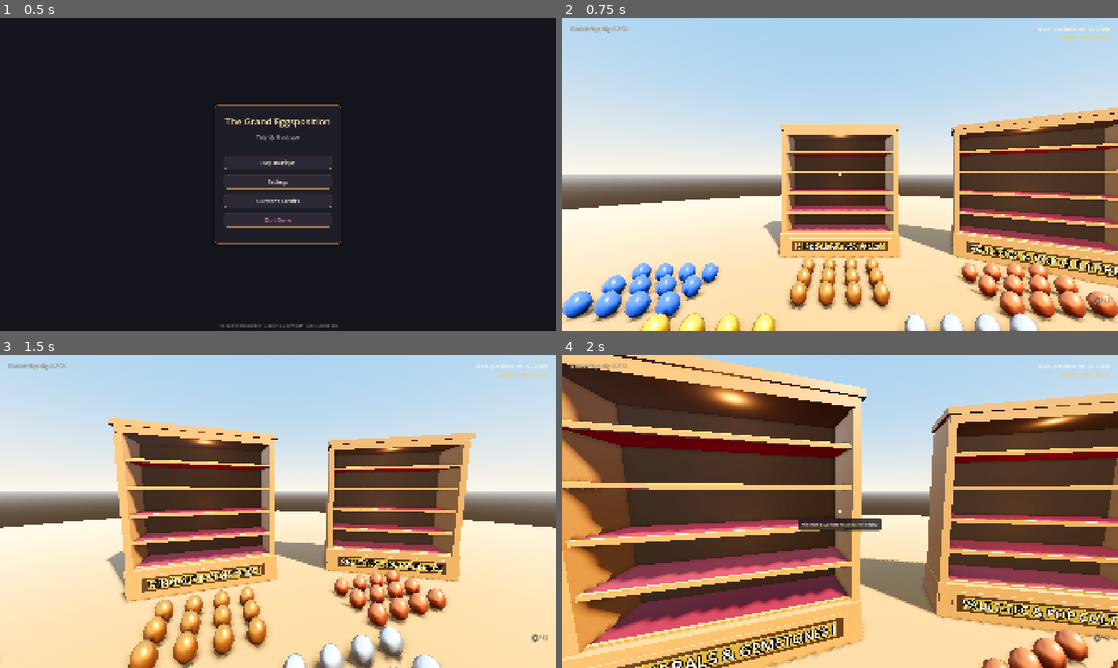
Above: before the commit, frames 1-4 (two rows, left to right).
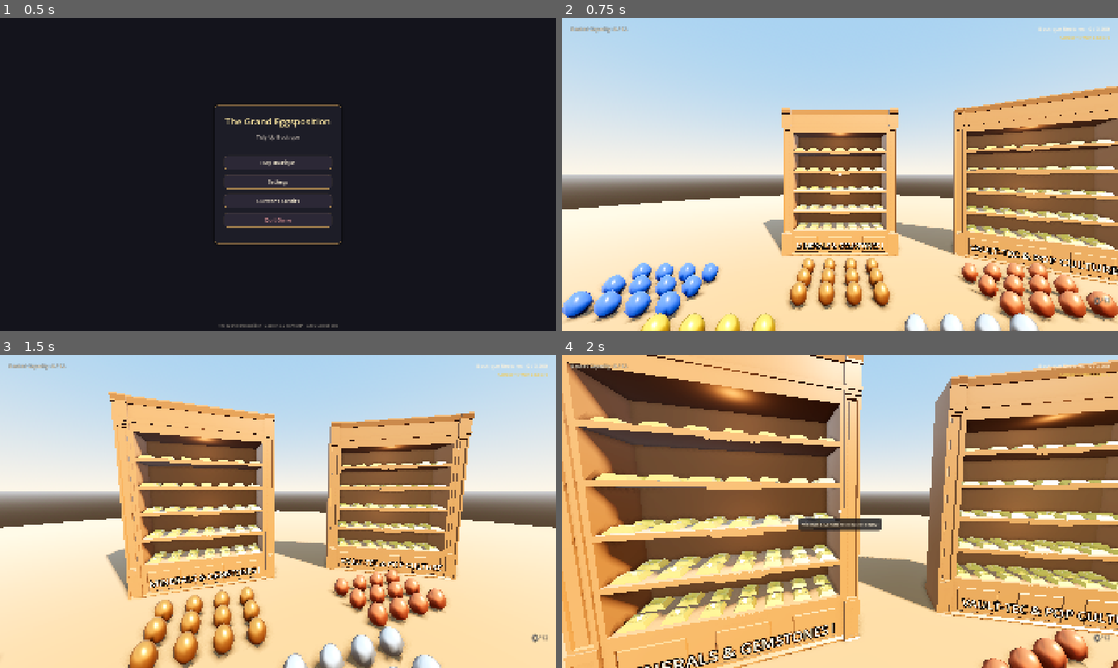
Above: after the commit, the same moments.

Repository: JS-Marinn/the-grand-eggsposition
Game: Godot game, scene res://scenes/ui/main_menu.tscn
The game is run twice, just before and just after one commit, with the same random seed, the same clock (stepped at 60 frames per second) and the same inputs.
Inputs (mouse positions are in pixels of both pictures, inside the frame that each line leads up to):
- Up to frame 1 (0.5 s): no input
- Up to frame 2 (0.75 s): click "Play Boutique" at 0.5 s
- Up to frame 3 (1.5 s): tap Enter at 1.25 s; move the mouse to (305, 511) at 1.27 s; press the mouse at (305, 511) at 1.28 s; hold W (move_forward) from 1.28 s (still down)
- Up to frame 4 (2 s): keep holding W (move_forward); tap Space at 1.52, 1.82 s

Frame 1 is identical in both runs. In frame 2, 20% of the frame differs, in the area x 36-100%, y 21-87%; in frame 3, 22%; in frame 4, 60%, in the area x 0-100%, y 0-100%.

Commit message:
feat(showcase): replace procedural furniture with 3D model showcase_shelf.glb, styled oak/brass materials, and precision holder alignment

Diff:
--- a/scenes/atrium/showcase_unit.tscn
+++ b/scenes/atrium/showcase_unit.tscn
@@ -1,35 +1,7 @@
-[gd_scene load_steps=8 format=3 uid="uid://cs1showcase001scene"]
+[gd_scene load_steps=5 format=3 uid="uid://cs1showcase001scene"]
 
 [ext_resource type="Script" path="res://scripts/environment/showcase_unit.gd" id="1_showcase_script"]
-
-[sub_resource type="StandardMaterial3D" id="StandardMaterial3D_oak"]
-albedo_color = Color(0.58, 0.38, 0.20, 1)
-roughness = 0.38
-metallic = 0.02
-
-[sub_resource type="StandardMaterial3D" id="StandardMaterial3D_dark_oak"]
-albedo_color = Color(0.38, 0.24, 0.13, 1)
-roughness = 0.45
-
-[sub_resource type="BoxMesh" id="BoxMesh_back"]
-material = SubResource("StandardMaterial3D_dark_oak")
-size = Vector3(2.30, 2.10, 0.06)
-
-[sub_resource type="BoxMesh" id="BoxMesh_pillar"]
-material = SubResource("StandardMaterial3D_oak")
-size = Vector3(0.10, 2.10, 0.68)
-
-[sub_resource type="BoxMesh" id="BoxMesh_plinth"]
-material = SubResource("StandardMaterial3D_oak")
-size = Vector3(2.40, 0.48, 0.76)
-
-[sub_resource type="BoxMesh" id="BoxMesh_frieze"]
-material = SubResource("StandardMaterial3D_oak")
-size = Vector3(2.36, 0.10, 0.70)
-
-[sub_resource type="BoxMesh" id="BoxMesh_crown"]
-material = SubResource("StandardMaterial3D_oak")
-size = Vector3(2.46, 0.08, 0.76)
+[ext_resource type="PackedScene" path="res://assets/models/showcase_shelf.glb" id="2_shelf_model"]
 
 [sub_resource type="BoxShape3D" id="BoxShape3D_interaction"]
 size = Vector3(2.4, 2.15, 0.75)
@@ -37,29 +9,8 @@
 [node name="ShowcaseUnit" type="Node3D"]
 script = ExtResource("1_showcase_script")
 
-[node name="BackPanel" type="MeshInstance3D" parent="."]
-transform = Transform3D(1, 0, 0, 0, 1, 0, 0, 0, 1, 0, 1.53, -0.34)
-mesh = SubResource("BoxMesh_back")
-
-[node name="PillarLeft" type="MeshInstance3D" parent="."]
-transform = Transform3D(1, 0, 0, 0, 1, 0, 0, 0, 1, -1.15, 1.53, 0)
-mesh = SubResource("BoxMesh_pillar")
-
-[node name="PillarRight" type="MeshInstance3D" parent="."]
-transform = Transform3D(1, 0, 0, 0, 1, 0, 0, 0, 1, 1.15, 1.53, 0)
-mesh = SubResource("BoxMesh_pillar")
-
-[node name="PlinthBase" type="MeshInstance3D" parent="."]
-transform = Transform3D(1, 0, 0, 0, 1, 0, 0, 0, 1, 0, 0.24, 0)
-mesh = SubResource("BoxMesh_plinth")
-
-[node name="CrownFrieze" type="MeshInstance3D" parent="."]
-transform = Transform3D(1, 0, 0, 0, 1, 0, 0, 0, 1, 0, 2.58, 0)
-mesh = SubResource("BoxMesh_frieze")
-
-[node name="CrownTop" type="MeshInstance3D" parent="."]
-transform = Transform3D(1, 0, 0, 0, 1, 0, 0, 0, 1, 0, 2.67, 0)
-mesh = SubResource("BoxMesh_crown")
+[node name="ShelfModel" parent="." instance=ExtResource("2_shelf_model")]
+transform = Transform3D(0.2, 0, 0, 0, 0.21, 0, 0, 0, 0.2, -1, -0.15, -0.318)
 
 [node name="DisplayLight_Upper" type="OmniLight3D" parent="."]
 transform = Transform3D(1, 0, 0, 0, 1, 0, 0, 0, 1, 0, 2.45, 0.18)
--- a/scripts/environment/showcase_unit.gd
+++ b/scripts/environment/showcase_unit.gd
@@ -55,120 +55,26 @@
 	GameManager.egg_placed.connect(_on_egg_placed)
 
 func _setup_shelves() -> void:
-	shelves_container = get_node_or_null("Shelves")
-	if not shelves_container:
-		shelves_container = Node3D.new()
-		shelves_container.name = "Shelves"
-		add_child(shelves_container)
-
-		# Materials matching Victorian boutique reference image:
-		# 1. Warm honey-amber English oak
-		var oak_mat: StandardMaterial3D = StandardMaterial3D.new()
-		oak_mat.albedo_color = Color(0.58, 0.38, 0.20, 1.0)
-		oak_mat.roughness = 0.38
-		oak_mat.metallic = 0.02
-
-		# 2. Rich royal wine / burgundy velvet with soft velvety rim sheen
-		var velvet_mat: StandardMaterial3D = StandardMaterial3D.new()
-		velvet_mat.albedo_color = Color(0.38, 0.06, 0.11, 1.0) # Royal burgundy velvet
-		velvet_mat.roughness = 0.65
-		velvet_mat.rim_enabled = true
-		velvet_mat.rim = 0.35
-		velvet_mat.rim_tint = 0.6
-
-		# 3. Gilded antique brass trim
-		var brass_mat: StandardMaterial3D = StandardMaterial3D.new()
-		brass_mat.albedo_color = Color(0.88, 0.72, 0.28, 1.0)
-		brass_mat.metallic = 0.85
-		brass_mat.roughness = 0.25
-
-		# 4. Dark recessed walnut
-		var dark_wood_mat: StandardMaterial3D = StandardMaterial3D.new()
-		dark_wood_mat.albedo_color = Color(0.24, 0.15, 0.08, 1.0)
-		dark_wood_mat.roughness = 0.45
-
-		# Shared meshes for shelves:
-		var velvet_bed_mesh: BoxMesh = BoxMesh.new()
-		velvet_bed_mesh.size = Vector3(2.18, 0.035, 0.58)
-		velvet_bed_mesh.material = velvet_mat
-
-		var shelf_lip_mesh: BoxMesh = BoxMesh.new()
-		shelf_lip_mesh.size = Vector3(2.20, 0.045, 0.04)
-		shelf_lip_mesh.material = oak_mat
-
-		var brass_edge_mesh: BoxMesh = BoxMesh.new()
-		brass_edge_mesh.size = Vector3(2.18, 0.008, 0.01)
-		brass_edge_mesh.material = brass_mat
-
-		# 5 tiers of flat display shelves starting above the 0.48m wooden base
-		for d in range(DOZENS_COUNT):
-			var tier_base_y: float = 0.48 + float(d) * 0.42
-
-			# Burgundy velvet plush display tray
-			var mi_velvet: MeshInstance3D = MeshInstance3D.new()
-			mi_velvet.mesh = velvet_bed_mesh
-			mi_velvet.position = Vector3(0, tier_base_y, -0.02)
-			shelves_container.add_child(mi_velvet)
-
-			# Warm honey oak front fascia lip
-			var mi_lip: MeshInstance3D = MeshInstance3D.new()
-			mi_lip.mesh = shelf_lip_mesh
-			mi_lip.position = Vector3(0, tier_base_y, 0.29)
-			shelves_container.add_child(mi_lip)
-
-			# Elegant brass trim along shelf front edge
-			var mi_brass_strip: MeshInstance3D = MeshInstance3D.new()
-			mi_brass_strip.mesh = brass_edge_mesh
-			mi_brass_strip.position = Vector3(0, tier_base_y + 0.02, 0.305)
-			shelves_container.add_child(mi_brass_strip)
-
-		# Pilaster base plinth blocks (left and right)
-		var pilaster_plinth_mesh: BoxMesh = BoxMesh.new()
-		pilaster_plinth_mesh.size = Vector3(0.14, 0.48, 0.72)
-		pilaster_plinth_mesh.material = oak_mat
-
-		var mi_pilaster_left: MeshInstance3D = MeshInstance3D.new()
-		mi_pilaster_left.mesh = pilaster_plinth_mesh
-		mi_pilaster_left.position = Vector3(-1.15, 0.24, 0.0)
-		shelves_container.add_child(mi_pilaster_left)
-
-		var mi_pilaster_right: MeshInstance3D = MeshInstance3D.new()
-		mi_pilaster_right.mesh = pilaster_plinth_mesh
-		mi_pilaster_right.position = Vector3(1.15, 0.24, 0.0)
-		shelves_container.add_child(mi_pilaster_right)
-
-		# Classical Wainscoting Base Panel on the front of PlinthBase (Y = 0.24m):
-		# 1. Outer molded wooden frame of base panel
-		var base_frame_mesh: BoxMesh = BoxMesh.new()
-		base_frame_mesh.size = Vector3(2.08, 0.30, 0.02)
-		base_frame_mesh.material = oak_mat
-
-		var mi_base_frame: MeshInstance3D = MeshInstance3D.new()
-		mi_base_frame.mesh = base_frame_mesh
-		mi_base_frame.position = Vector3(0, 0.24, 0.382)
-		shelves_container.add_child(mi_base_frame)
-
-		# 2. Recessed inner panel in darker wood
-		var base_recess_mesh: BoxMesh = BoxMesh.new()
-		base_recess_mesh.size = Vector3(1.98, 0.22, 0.015)
-		base_recess_mesh.material = dark_wood_mat
-
-		var mi_base_recess: MeshInstance3D = MeshInstance3D.new()
-		mi_base_recess.mesh = base_recess_mesh
-		mi_base_recess.position = Vector3(0, 0.24, 0.388)
-		shelves_container.add_child(mi_base_recess)
-
-		# 3. Gilded brass cartouche frame
-		var brass_frame_mesh: BoxMesh = BoxMesh.new()
-		brass_frame_mesh.size = Vector3(1.82, 0.16, 0.012)
-		brass_frame_mesh.material = brass_mat
-
-		var mi_brass_cartouche: MeshInstance3D = MeshInstance3D.new()
-		mi_brass_cartouche.mesh = brass_frame_mesh
-		mi_brass_cartouche.position = Vector3(0, 0.24, 0.394)
-		shelves_container.add_child(mi_brass_cartouche)
-
-		# 4. Gilded 3D Category Title Label on the wooden base
+	var shelf_model: Node3D = get_node_or_null("ShelfModel") as Node3D
+	if not shelf_model:
+		var model_scene = load("res://assets/models/showcase_shelf.glb") as PackedScene
+		if model_scene:
+			shelf_model = model_scene.instantiate() as Node3D
+			shelf_model.name = "ShelfModel"
+			shelf_model.transform = Transform3D(
+				Vector3(0.2, 0, 0),
+				Vector3(0, 0.21, 0),
+				Vector3(0, 0, 0.2),
+				Vector3(-1.0, -0.15, -0.318)
+			)
+			add_child(shelf_model)
+
+	if shelf_model:
+		_apply_shelf_model_materials(shelf_model)
+
+	# Gilded 3D Category Title Label on the wooden plinth front
+	category_label = get_node_or_null("CategoryLabel") as Label3D
+	if not category_label:
 		category_label = Label3D.new()
 		category_label.name = "CategoryLabel"
 		category_label.text = tr(showcase_title).to_upper()
@@ -179,10 +85,29 @@
 		category_label.horizontal_alignment = HORIZONTAL_ALIGNMENT_CENTER
 		category_label.vertical_alignment = VERTICAL_ALIGNMENT_CENTER
 		category_label.billboard = BaseMaterial3D.BILLBOARD_DISABLED
-		category_label.position = Vector3(0, 0.24, 0.404)
-		shelves_container.add_child(category_label)
-	else:
-		category_label = shelves_container.get_node_or_null("CategoryLabel") as Label3D
+		category_label.position = Vector3(0, 0.24, 0.38)
+		add_child(category_label)
+
+func _apply_shelf_model_materials(model: Node3D) -> void:
+	# English oak material for cabinet structure
+	var oak_mat := StandardMaterial3D.new()
+	oak_mat.albedo_color = Color(0.56, 0.36, 0.19, 1.0)
+	oak_mat.roughness = 0.38
+	oak_mat.metallic = 0.02
+
+	# Antique gilded brass material for egg cup holders
+	var brass_mat := StandardMaterial3D.new()
+	brass_mat.albedo_color = Color(0.88, 0.72, 0.28, 1.0)
+	brass_mat.metallic = 0.88
+	brass_mat.roughness = 0.24
+
+	for child in model.get_children():
+		if child is MeshInstance3D:
+			var mi := child as MeshInstance3D
+			if "Holder" in mi.name:
+				mi.material_override = brass_mat
+			else:
+				mi.material_override = oak_mat
 
 func _setup_multimesh() -> void:
 	multimesh_instance = get_node_or_null("MultiMeshInstance3D")
@@ -229,21 +154,18 @@
 		add_child(interaction_area)
 	interaction_area.set_meta("showcase_unit", self)
 
+## 3D model holder physical X offsets for the 6 egg slots in each row (symmetrical left 3, right 3)
+const HOLDER_X_OFFSETS: Array[float] = [
+	-0.859, -0.573, -0.286, 0.281, 0.568, 0.854
+]
+
 ## Returns local coordinate of slot index s (0..11) in dozen tier d (1..5)
 func get_slot_local_position(d: int, s: int) -> Vector3:
 	var tier_base_y: float = 0.48 + float(d - 1) * 0.42
 	var slot_y: float = tier_base_y + 0.1675
-	var slot_x: float
-	var slot_z: float
-
-	if s < 6:
-		# 6 huevos al fondo (al mismo nivel plano a Z = -0.14)
-		slot_x = -0.85 + float(s) * 0.34
-		slot_z = -0.14
-	else:
-		# 6 huevos de frente (al mismo nivel plano a Z = +0.14)
-		slot_x = -0.85 + float(s - 6) * 0.34
-		slot_z = +0.14
+	var x_idx: int = clampi(s if s < 6 else s - 6, 0, HOLDER_X_OFFSETS.size() - 1)
+	var slot_x: float = HOLDER_X_OFFSETS[x_idx]
+	var slot_z: float = -0.14 if s < 6 else +0.14
 
 	return Vector3(slot_x, slot_y, slot_z)
 
--- a/tools/verify_project.gd
+++ b/tools/verify_project.gd
@@ -234,6 +234,12 @@
 		_pass("ShowcaseUnit has PlacementHologram mesh and ShaderMaterial")
 	else:
 		_fail("ShowcaseUnit missing PlacementHologram or ShaderMaterial")
+
+	var shelf_model = showcase.get_node_or_null("ShelfModel")
+	if shelf_model and shelf_model.get_child_count() > 0:
+		_pass("ShowcaseUnit integrates 3D shelf model (ShelfModel with %d physical mesh elements)" % shelf_model.get_child_count())
+	else:
+		_fail("ShowcaseUnit missing ShelfModel 3D asset node")
 
 	# Test valid placement (green)
 	var dummy_egg = EggData.new()
Binary file added: assets/models/showcase_shelf.glb
Not shown, added: assets/models/showcase_shelf.glb.import
